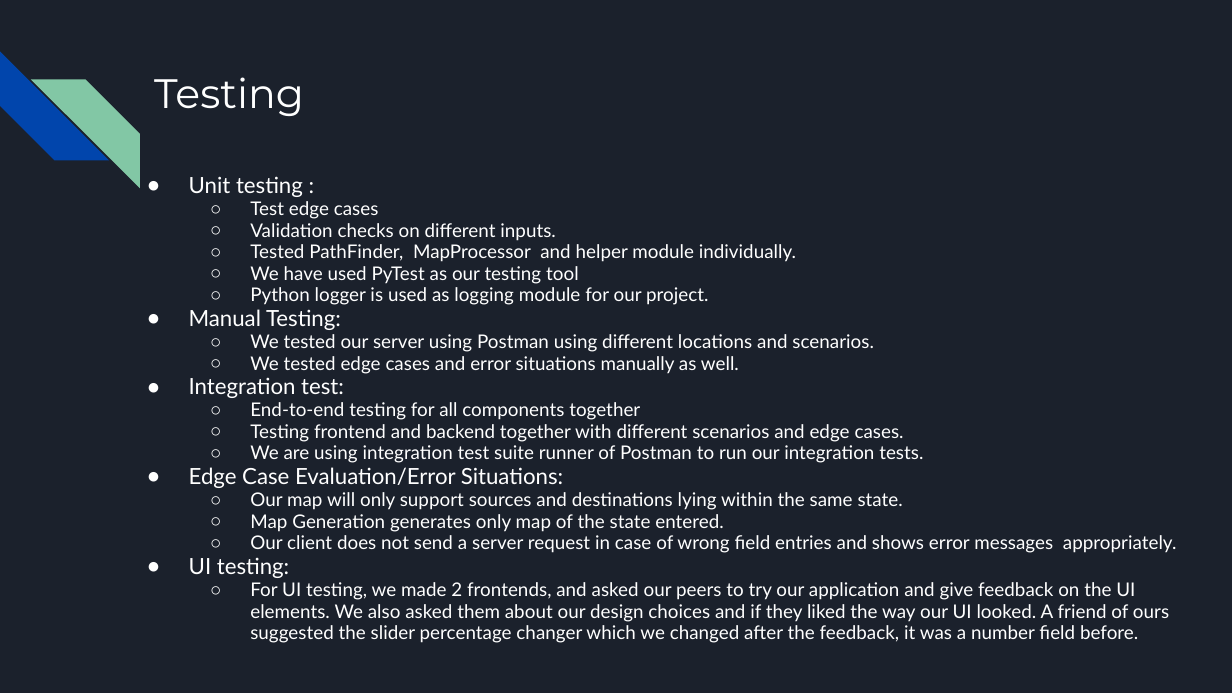
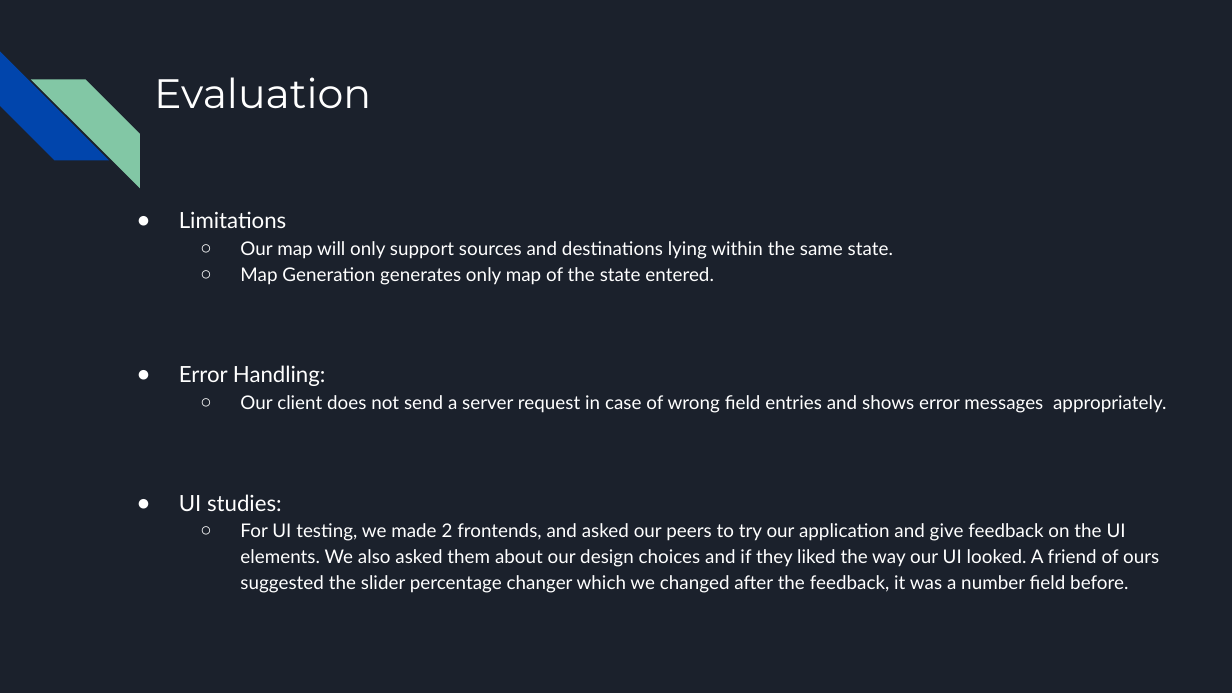
Before and after one commit to alokrkmv/CS520_project_EleNA, a slide deck: slide 11 of Documentation/520 Final Presentation.pptx (slide 9 before the commit). Drawn at 1232x693 pixels with LibreOffice and Linux fonts; fonts in the diff are those of the drawing. Boxes give left, top, right and bottom in pixels: in the first picture for what was removed or moved away, otherwise in the second. Text is boxed around its words. In the diff, an @@ line names an element or a change of style, - is before the commit and + after.

```diff
--- a/Documentation/520 Final Presentation.pptx
+++ b/Documentation/520 Final Presentation.pptx
@@ title at box(154, 77, 371, 109): text changed @@
-Testing
+Evaluation
@@ text at box(179, 211, 1167, 593): paragraph added @@
+● Error Handling:
@@ text "Limitations": place and size @@
-text "Limitations" at box(189, 176, 1177, 643)
+text "Limitations" at box(179, 211, 1167, 593)
@@ text at box(179, 211, 286, 228): text changed; size 11 to 13 pt @@
-● Unit testing :
-  ○ Test edge cases
-  ○ Validation checks on different inputs.
-  ○ Tested PathFinder, MapProcessor and helper module individually.
-  ○ We have used PyTest as our testing tool
-  ○ Python logger is used as logging module for our project.
-● Manual Testing:
-  ○ We tested our server using Postman using different locations and scenarios.
-  ○ We tested edge cases and error situations manually as well.
-● Integration test:
-  ○ End-to-end testing for all components together
-  ○ Testing frontend and backend together with different scenarios and edge cases.
-  ○ We are using integration test suite runner of Postman to run our integration tests.
-● Edge Case Evaluation/Error Situations:
+● Limitations
@@ text at box(240, 241, 1167, 593): line spacing 0.95 to 1.15 @@
@@ text at box(179, 494, 282, 511): text changed @@
-● UI testing:
+● UI studies:
```
Also in this commit, not shown: 3 other slides changed, 3 slides added.
